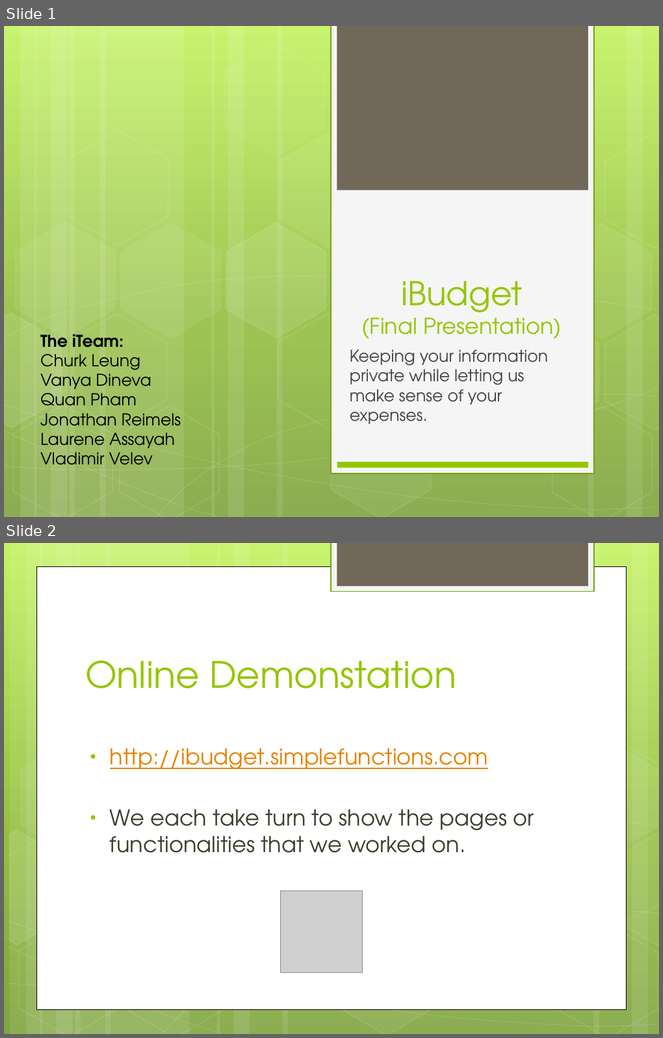
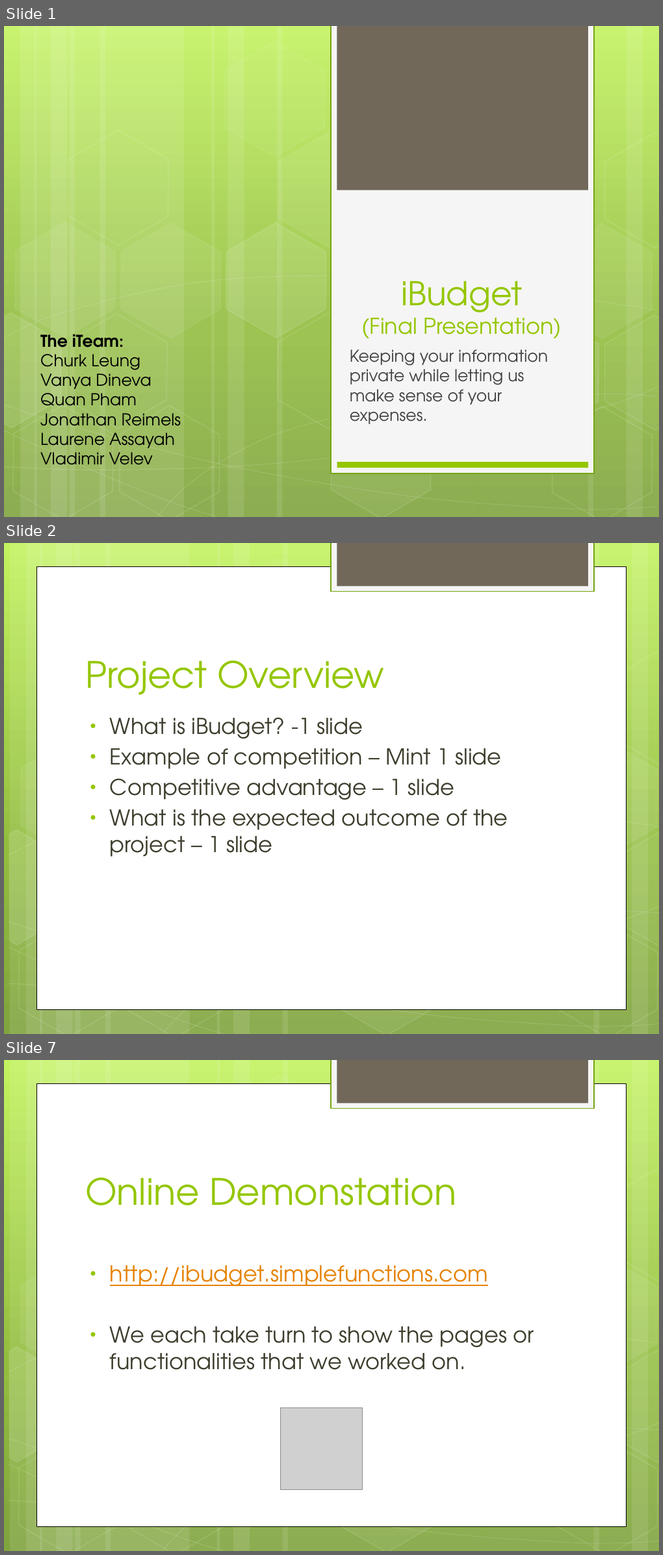
Before and after one commit to hiyenwong/cs679-b1-class-project, a slide deck: deliverables/final/Final Presentation.pptx. Shown one above the other, each under a label of ours: slides 1 and 2 before the commit, slides 1, 2 and 7 after it; the slides between them are not shown. The pictures are 663x1038 and 663x1555 pixels, drawn with LibreOffice and Linux fonts; fonts in the diff are those of the drawing; grey boxes stand for pictures. Boxes give left, top, right and bottom in pixels: in the first picture for what was removed or moved away, otherwise in the second. Text is boxed around its words. In the diff, an @@ line names an element or a change of style, - is before the commit and + after.

```diff
--- a/deliverables/final/Final Presentation.pptx
+++ b/deliverables/final/Final Presentation.pptx
@@ slide 2 added at (4, 543, 659, 1034), background gradient #C3F35F to #93BF3F to #81A53E; not listed: 31 template elements that a slide beside it also shows @@
@@ title added at (85, 661, 384, 695), 40 pt, text #94C600 @@
+Project Overview
@@ text added at (110, 717, 508, 857), 24 pt, text #3E3D2D @@
+• What is iBudget? -1 slide
+• Example of competition – Mint 1 slide
+• Competitive advantage – 1 slide
+• What is the expected outcome of the project – 1 slide
@@ what was slide 2 is now slide 7 @@
```
Also in this commit, not shown: 4 other slides added.
